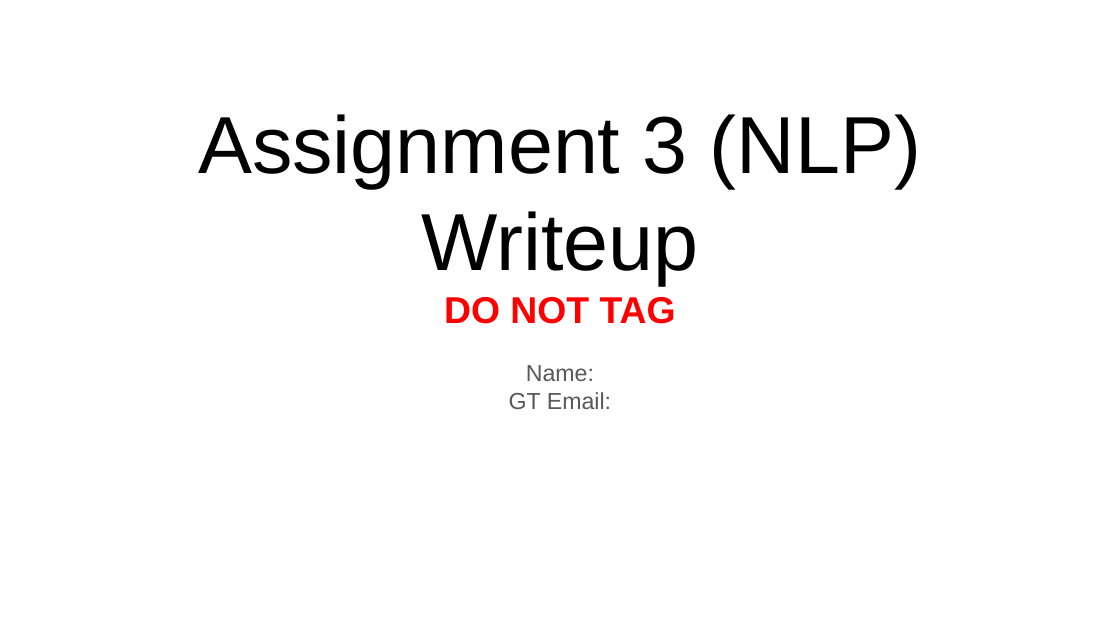
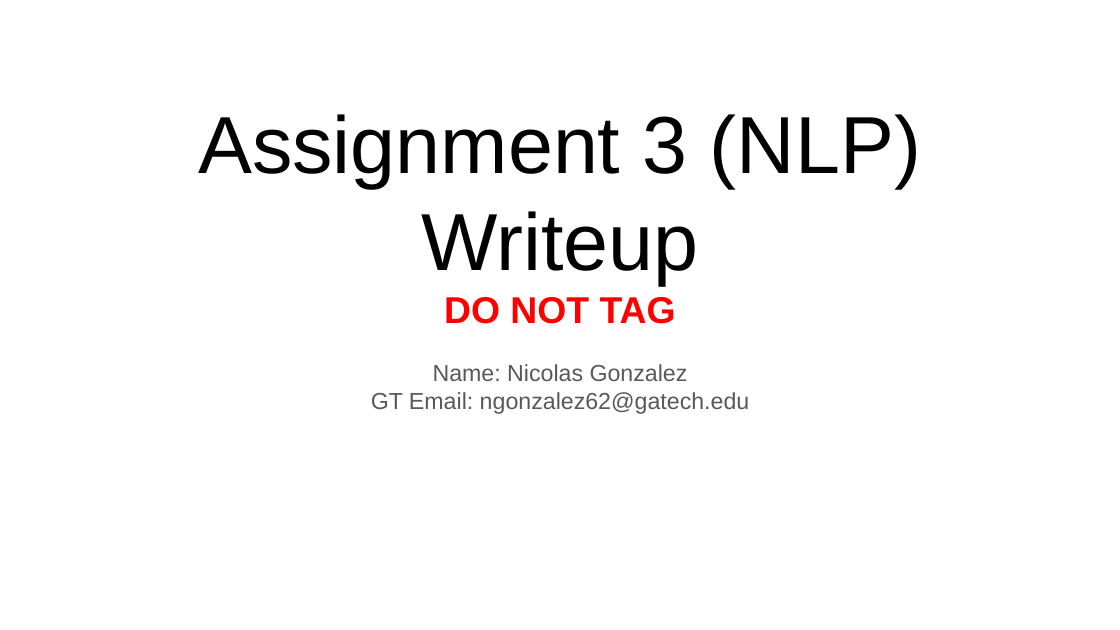
Before and after one commit to gonzaleznicolas/DL_A3, a slide deck: slide 1 of assignment3-nlp-template.pptx. Drawn at 1120x630 pixels with LibreOffice and Linux fonts; fonts in the diff are those of the drawing. Boxes give left, top, right and bottom in pixels: in the first picture for what was removed or moved away, otherwise in the second. Text is boxed around its words. In the diff, an @@ line names an element or a change of style, - is before the commit and + after.

Commit message:
wip

```diff
--- a/assignment3-nlp-template.pptx
+++ b/assignment3-nlp-template.pptx
@@ text at (371, 364, 750, 414): text changed @@
-Name:
-GT Email:
+Name: Nicolas Gonzalez
+GT Email: ngonzalez62@gatech.edu
```
Also in this commit, not shown: 1 other slide changed, 1 slide added.
